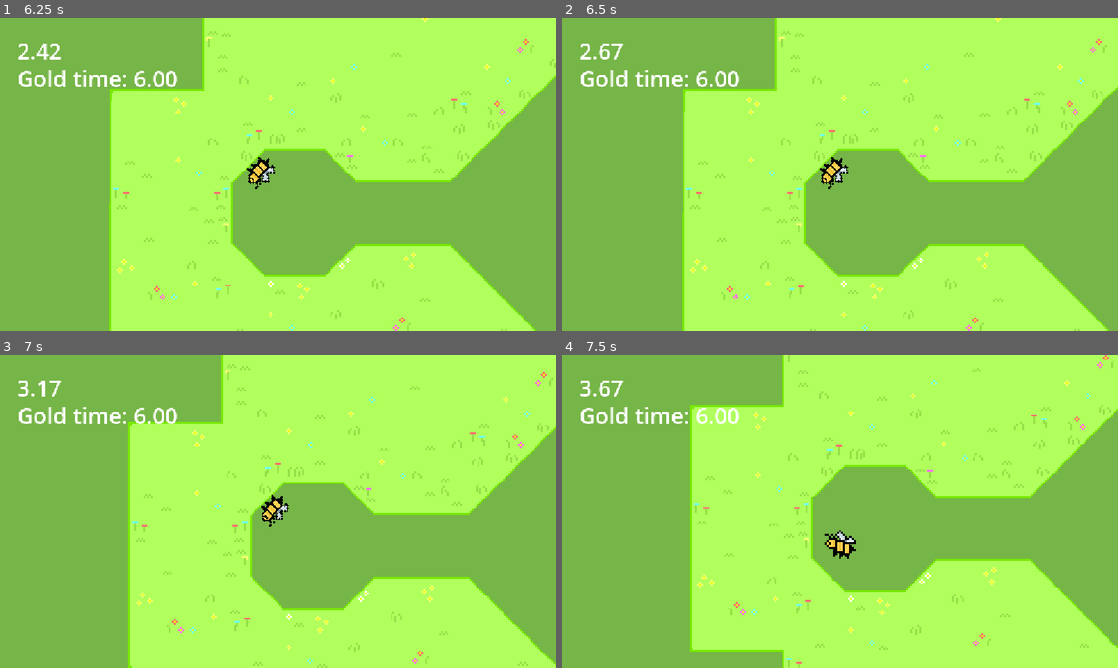
Above: before the commit, frames 1-4 (two rows, left to right).
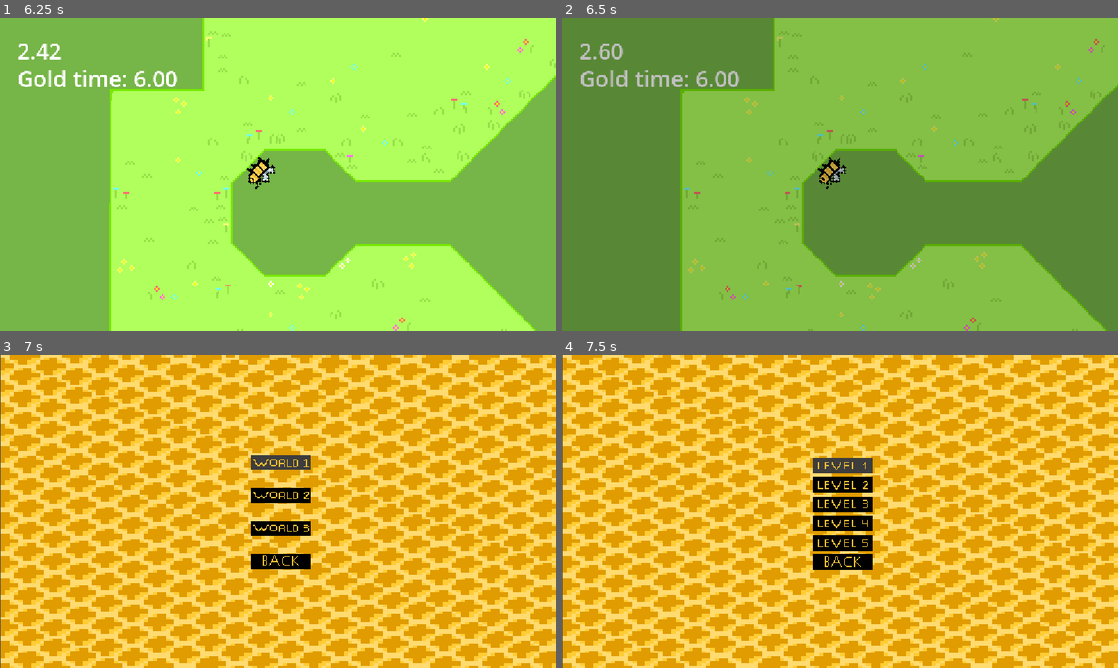
Above: after the commit, the same moments.

Repository: futurefleagames-lab/bee-line
Game: Godot game, scene res://scenes/menus/main_menu.tscn
Two runs of this game, one before a commit and one after it. Both use one fixed random seed, a clock stepped at 60 frames per second and the inputs below.
Inputs (mouse positions are in pixels of both pictures, inside the frame that each line leads up to):
- Up to frame 1 (6.25 s): click (300, 165) at 0.5 s; click (283, 124) at 1.25 s; click (283, 127) at 2 s; tap Enter at 2.75 s; move the mouse to (400, 158) at 2.77 s; hold D (right) 2.78-3.53 s; tap Space (dash) at 2.85, 4.35, 5.85 s; click (400, 158) at 2.92 s; move the mouse to (166, 190) at 3.52 s; hold S (down) 3.53-4.28 s; tap Shift (slide) at 3.6, 5.1 s; move the mouse to (333, 105) at 4.27 s; hold D (right) 4.28-5.03 s; move the mouse to (250, 237) at 5.02 s; hold W (up) 5.03-5.78 s; click (250, 237) at 5.17 s; move the mouse to (444, 221) at 5.77 s; hold A (left) from 5.78 s (still down)
- Up to frame 2 (6.5 s): keep holding A (left); tap Escape (escape, bound only after the commit) at 6.4 s
- Up to frame 3 (7 s): keep holding A (left); move the mouse to (111, 464) at 6.52 s; tap Shift (slide) at 6.6 s
- Up to frame 4 (7.5 s): move the mouse to (867, 511) at 7.27 s; release A (left) at 7.28 s; hold S (down) from 7.28 s (still down); tap Space (dash) at 7.35 s; click (867, 511) at 7.42 s

Frame 1 is identical in both runs. In frame 2, 100% of the frame differs, in the area x 0-100%, y 0-100%; in frame 3, 100%; in frame 4, 100%.

Commit message:
Escape to level select in game

Diff:
--- a/project.godot
+++ b/project.godot
@@ -79,6 +79,12 @@
 , Object(InputEventJoypadButton,"resource_local_to_scene":false,"resource_name":"","device":-1,"button_index":3,"pressure":0.0,"pressed":false,"script":null)
 ]
 }
+escape={
+"deadzone": 0.2,
+"events": [Object(InputEventKey,"resource_local_to_scene":false,"resource_name":"","device":16,"window_id":0,"alt_pressed":false,"shift_pressed":false,"ctrl_pressed":false,"meta_pressed":false,"pressed":false,"keycode":0,"physical_keycode":4194305,"key_label":0,"unicode":0,"location":0,"echo":false,"script":null)
+, Object(InputEventJoypadButton,"resource_local_to_scene":false,"resource_name":"","device":-1,"button_index":6,"pressure":0.0,"pressed":false,"script":null)
+]
+}
 
 [physics]
 
--- a/scripts/bee.gd
+++ b/scripts/bee.gd
@@ -42,6 +42,14 @@
 	get_tree().reload_current_scene()
 
 func _process(delta: float) -> void:
+	if Input.is_action_just_pressed("escape"):
+		get_tree().paused = true
+		fade.show()
+		fade_animation.play("fade_out")
+		await fade_animation.animation_finished
+		fade.hide()
+		get_tree().paused = false
+		get_tree().change_scene_to_file("res://scenes/menus/level_select.tscn")
 	if Input.is_action_just_pressed("reset"):
 		reset()
 
